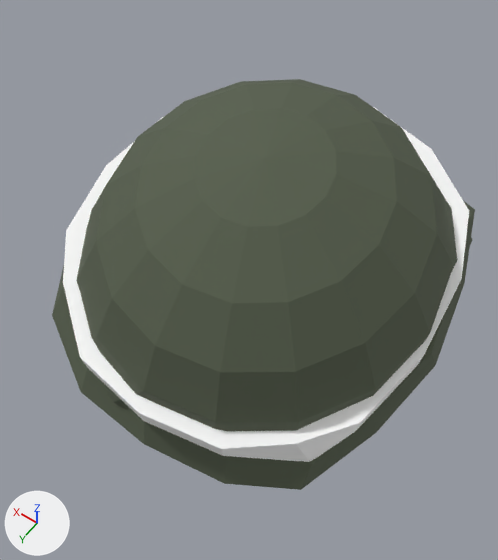
Renders of the glTF model assets/us/props/helmets/m1_barepot_fta.glb from each side of a commit.
One viewpoint serves both versions: a camera (50 mm lens) standing at (-0.146, 0.218, 0.28) and looking at (-0.009, 0.027, -0.021). Lighting does not change. The marker at lower left points along +X, +Y and +Z. The older version comes first. Vertices at exactly the same position are counted once.

Objects in the first picture: 'helmet_barepot_fta_band', 'helmet_barepot_fta_cover'.
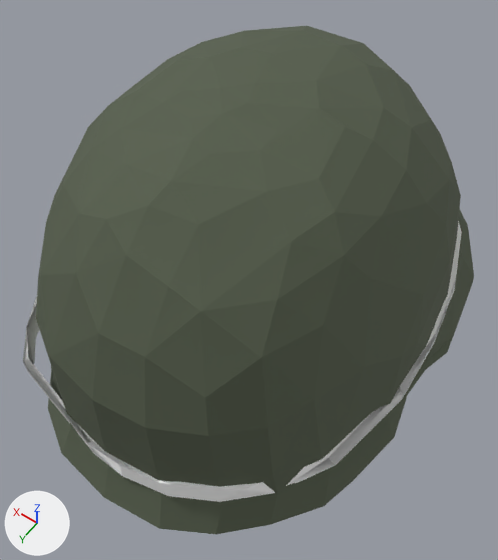
Where the change shows, as pixel boxes (x1, y1, x2, y2) in the pictures (498 x 560 px):
'helmet_barepot_fta_cover', reshaped, moved (24% taller): before (52, 79, 475, 490); after (36, 26, 474, 534)
'helmet_barepot_fta_band', reshaped, moved: before (63, 107, 469, 462); after (23, 221, 462, 502)
part 2 of me_helmet_barepot_fta_cover, rebuilt: before (76, 79, 473, 431); after (36, 26, 474, 534)
part 3 of me_helmet_barepot_fta_cover, deleted: before (52, 201, 475, 490)

Patch to the scene script:
```diff
--- a/assets/us/props/helmets/m1_barepot_fta.glb.py
+++ b/assets/us/props/helmets/m1_barepot_fta.glb.py
@@ me_helmet_barepot_fta_band @@
 # used by ob_helmet_barepot_fta_band; location = (0.0, 0.0, 0.0)
-me_helmet_barepot_fta_band.from_pydata(...)  # 32 vertices, 60 faces; spans x -0.111..0.105, y -0.108..0.121, z -0.045..0.013
+me_helmet_barepot_fta_band.from_pydata(...)  # 70 vertices, 140 faces; spans x -0.111..0.111, y -0.13..0.143, z -0.041..0.009
+# me_helmet_barepot_fta_band part 1: the whole mesh is rebuilt
 me_helmet_barepot_fta_band.materials.append(mat_webbing)
@@ me_helmet_barepot_fta_cover @@
 # used by ob_helmet_barepot_fta_cover; location = (0.0, 0.0, 0.0)
-me_helmet_barepot_fta_cover.from_pydata(...)  # 113 vertices, 204 faces; spans x -0.115..0.115, y -0.121..0.121, z -0.07..0.07
+me_helmet_barepot_fta_cover.from_pydata(...)  # 277 vertices, 520 faces; spans x -0.117..0.112, y -0.151..0.153, z -0.071..0.121
+# me_helmet_barepot_fta_cover part 2: the loose piece of 81 vertices spanning x -0.108..0.11, y -0.105..0.116, z -0.067..0.07 is rebuilt with 277 vertices and now spans x -0.117..0.112, y -0.151..0.153, z -0.071..0.121
+# me_helmet_barepot_fta_cover part 3: the loose piece of 32 vertices spanning x -0.115..0.115, y -0.121..0.121, z -0.07..-0.005 is deleted
 me_helmet_barepot_fta_cover.materials.append(mat_helmsteelpot)
@@ ob_helmet_barepot_fta_band @@
 ob_helmet_barepot_fta_band = bpy.data.objects.new('helmet_barepot_fta_band', me_helmet_barepot_fta_band)
-ob_helmet_barepot_fta_band.location = (0.0, 0.0, 0.0)
+ob_helmet_barepot_fta_band.location = (0.0028, -0.001, -0.0253)
@@ ob_helmet_barepot_fta_cover @@
 ob_helmet_barepot_fta_cover = bpy.data.objects.new('helmet_barepot_fta_cover', me_helmet_barepot_fta_cover)
-ob_helmet_barepot_fta_cover.location = (0.0, 0.0, 0.0)
+ob_helmet_barepot_fta_cover.location = (0.0028, -0.001, -0.0253)
```
